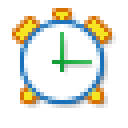
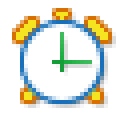
Before/after of a 128 × 128 layered artwork. What changed in the layer stack:
added layer "Слой 2 растр kопия" above "Слой 2" over [20, 20, 104, 100]
hid "Слой 2" over [24, 24, 100, 100]
painted on "Слой 1" over [16, 20, 108, 40]
painted on "Тень Слой 0" over [16, 20, 116, 48]
